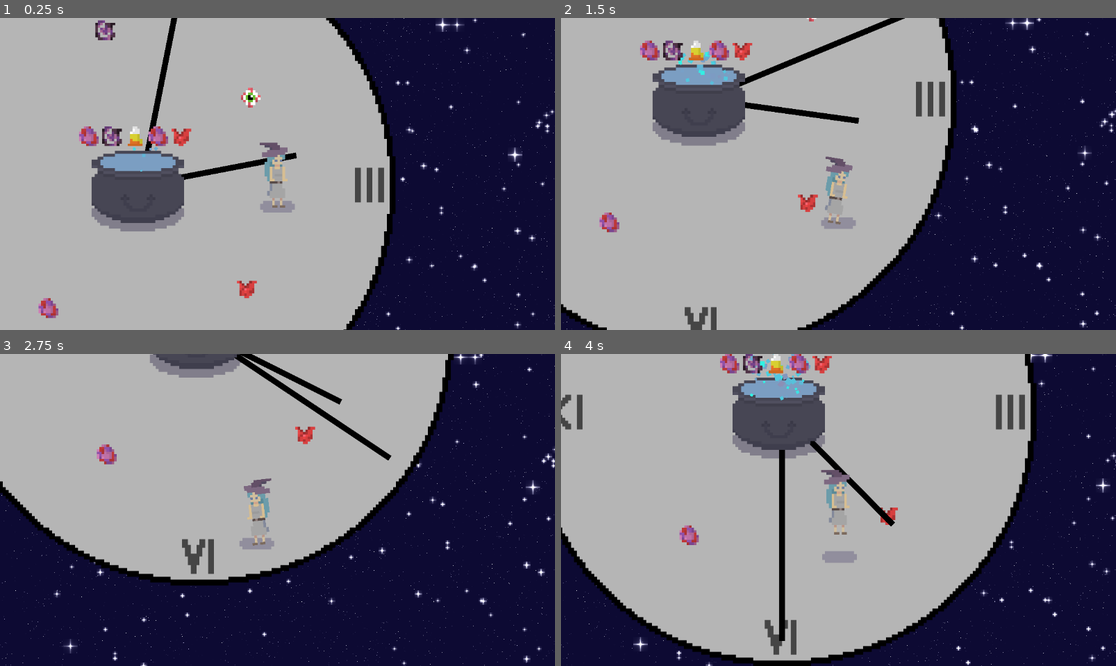
Above: before the commit, frames 1-4 (two rows, left to right).
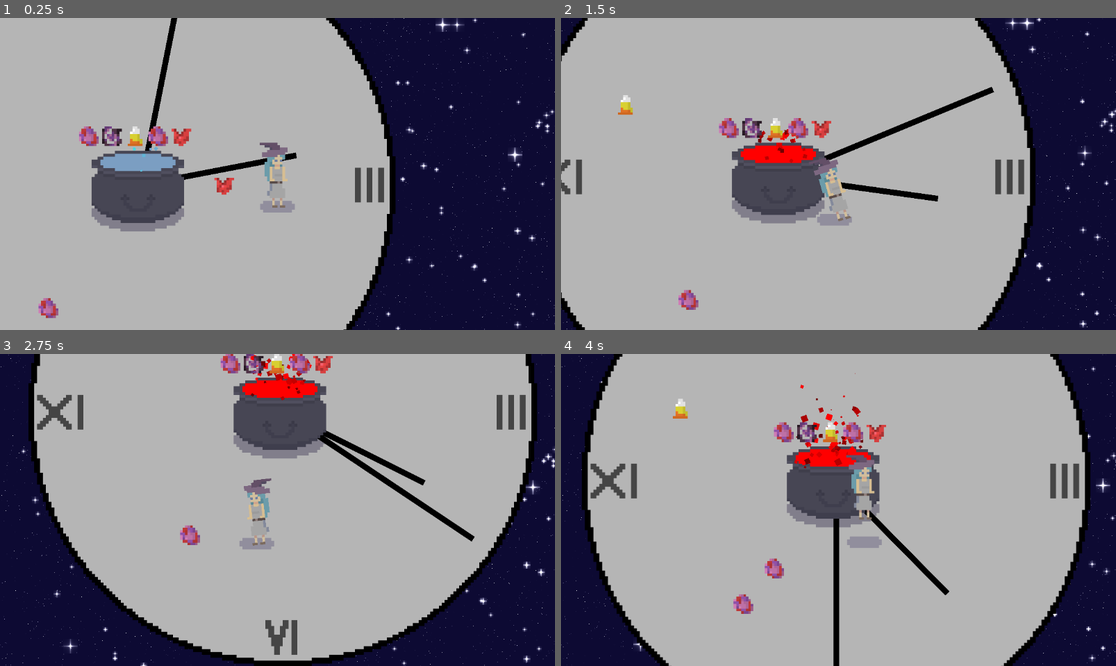
Above: after the commit, the same moments.

Repository: arrowira/miniJam189
Game: Godot game, scene res://Scenes/main.tscn
Two runs of this game, one before a commit and one after it. Both use one fixed random seed, a clock stepped at 60 frames per second and the inputs below.
Inputs:
- Up to frame 1 (0.25 s): no input
- Up to frame 2 (1.5 s): hold A (right) 0.53-1.28 s; tap Space (jump) at 0.77 s; hold S (down) from 1.28 s (still down)
- Up to frame 3 (2.75 s): tap Space (jump) at 1.52 s; release S (down) at 2.03 s; hold A (right) from 2.03 s (still down)
- Up to frame 4 (4 s): release A (right) at 2.78 s; hold W (up) 2.78-3.53 s; tap Space (jump) at 3.02, 3.77 s; hold D (left) from 3.53 s (still down)

The runs differ from the first frame. In frame 1, 0.6% of the frame differs, in the area x 17-47%, y 0-90%; in frame 2, 32%; in frame 3, 43%, in the area x 0-97%, y 0-100%; in frame 4, 35%.

Commit message:
spawning and pickup obj script fix

Diff:
--- a/minijam189/Scenes/CandyCorn.tscn
+++ b/minijam189/Scenes/CandyCorn.tscn
@@ -14,6 +14,7 @@
 collision_layer = 2
 collision_mask = 2
 script = ExtResource("1_g1ghu")
+itemID = 3
 
 [node name="CollisionShape2D" type="CollisionShape2D" parent="Candy"]
 position = Vector2(0, 1.90735e-07)
--- a/minijam189/Scenes/Cauldron.tscn
+++ b/minijam189/Scenes/Cauldron.tscn
@@ -3,7 +3,7 @@
 [ext_resource type="Texture2D" uid="uid://bclwgpdsc6s1m" path="res://sprites/large Shadow-1.png (1).png" id="1_ge2nr"]
 [ext_resource type="Script" path="res://Scripts/cauldron.gd" id="1_j0e8q"]
 [ext_resource type="Texture2D" uid="uid://cr6gbmelb0d2e" path="res://sprites/cauldron-1.png.png" id="1_rw2sa"]
-[ext_resource type="Script" path="res://Scenes/CauldronManager.gd" id="1_utyoj"]
+[ext_resource type="Script" path="res://Scripts/CauldronManager.gd" id="1_utyoj"]
 
 [sub_resource type="RectangleShape2D" id="RectangleShape2D_6ksj4"]
 size = Vector2(636, 347.5)
--- a/minijam189/Scenes/Heart.tscn
+++ b/minijam189/Scenes/Heart.tscn
@@ -14,6 +14,7 @@
 collision_layer = 2
 collision_mask = 2
 script = ExtResource("1_hh8bs")
+itemID = 1
 
 [node name="CollisionShape2D" type="CollisionShape2D" parent="Heart"]
 position = Vector2(0, 1.90735e-07)
--- a/minijam189/Scenes/StrangeLump.tscn
+++ b/minijam189/Scenes/StrangeLump.tscn
@@ -14,6 +14,7 @@
 collision_layer = 2
 collision_mask = 2
 script = ExtResource("1_83ekn")
+itemID = 2
 
 [node name="CollisionShape2D" type="CollisionShape2D" parent="Lump"]
 position = Vector2(0, 1.90735e-07)
--- a/minijam189/Scenes/VoidEssence.tscn
+++ b/minijam189/Scenes/VoidEssence.tscn
@@ -14,6 +14,7 @@
 collision_layer = 2
 collision_mask = 2
 script = ExtResource("1_p33cs")
+itemID = 4
 
 [node name="CollisionShape2D" type="CollisionShape2D" parent="Void"]
 position = Vector2(0, 1.90735e-07)
--- a/minijam189/Scenes/main.tscn
+++ b/minijam189/Scenes/main.tscn
@@ -1,14 +1,13 @@
-[gd_scene load_steps=10 format=3 uid="uid://da84iljfblkf7"]
+[gd_scene load_steps=9 format=3 uid="uid://da84iljfblkf7"]
 
 [ext_resource type="PackedScene" uid="uid://vkfh67doeeft" path="res://Scenes/background.tscn" id="1_8cshn"]
 [ext_resource type="PackedScene" uid="uid://cgwo618sggyid" path="res://Scenes/clock.tscn" id="1_kxde8"]
 [ext_resource type="PackedScene" uid="uid://r10kfgnss2h0" path="res://Scenes/player.tscn" id="2_ee1yk"]
 [ext_resource type="PackedScene" uid="uid://ceou6ww1oulsy" path="res://Scenes/Cauldron.tscn" id="3_8guol"]
-[ext_resource type="PackedScene" uid="uid://p5sgoheg6jxg" path="res://Scenes/Eyeball.tscn" id="4_htf55"]
 [ext_resource type="PackedScene" uid="uid://3rpo24fr3qjk" path="res://Scenes/Heart.tscn" id="5_n752p"]
 [ext_resource type="PackedScene" uid="uid://dk1mm81gcqnrd" path="res://Scenes/StrangeLump.tscn" id="6_vygpc"]
 [ext_resource type="PackedScene" uid="uid://lelq6qmcrqnw" path="res://Scenes/CandyCorn.tscn" id="7_27smt"]
-[ext_resource type="PackedScene" uid="uid://504ougi0joh2" path="res://Scenes/VoidEssence.tscn" id="8_bsemg"]
+[ext_resource type="PackedScene" uid="uid://but00jwwmbkpf" path="res://Scenes/spawner.tscn" id="10_x8pka"]
 
 [node name="Node2D" type="Node2D"]
 y_sort_enabled = true
@@ -25,17 +24,14 @@
 [node name="Cauldron" parent="." instance=ExtResource("3_8guol")]
 position = Vector2(-21, -38)
 
-[node name="Eyeball" parent="." instance=ExtResource("4_htf55")]
-position = Vector2(758, -606)
-
-[node name="Heart" parent="." instance=ExtResource("5_n752p")]
-position = Vector2(732, 714)
-
 [node name="StrangeLump" parent="." instance=ExtResource("6_vygpc")]
 position = Vector2(-642, 852)
 
 [node name="CandyCorn" parent="." instance=ExtResource("7_27smt")]
 position = Vector2(-1079, -499)
 
-[node name="VoidEssence" parent="." instance=ExtResource("8_bsemg")]
-position = Vector2(-248, -1073)
+[node name="spawner" parent="." instance=ExtResource("10_x8pka")]
+position = Vector2(7, -6)
+
+[node name="Heart" parent="." instance=ExtResource("5_n752p")]
+position = Vector2(575, 0)
--- a/minijam189/Scenes/player.tscn
+++ b/minijam189/Scenes/player.tscn
@@ -199,7 +199,7 @@
 script = SubResource("GDScript_iombi")
 
 [node name="CollisionShape2D" type="CollisionShape2D" parent="Player/playerArea"]
-position = Vector2(-8.5, -15.5)
+position = Vector2(-7.59359, 275.935)
 shape = SubResource("RectangleShape2D_13k1w")
 
 [node name="InventoryManager" type="Node" parent="Player"]
--- /dev/null
+++ b/minijam189/Scenes/spawner.tscn
@@ -0,0 +1,11 @@
+[gd_scene load_steps=2 format=3 uid="uid://but00jwwmbkpf"]
+
+[ext_resource type="Script" path="res://Scripts/spawner.gd" id="1_dvknr"]
+
+[node name="spawner" type="Node2D"]
+script = ExtResource("1_dvknr")
+
+[node name="spawnTimer" type="Timer" parent="."]
+wait_time = 3.0
+
+[connection signal="timeout" from="spawnTimer" to="." method="_on_spawn_timer_timeout"]
--- a/minijam189/Scenes/CauldronManager.gd
+++ b/minijam189/Scripts/CauldronManager.gd
@@ -9,7 +9,7 @@
 	pass
 # Called every frame. 'delta' is the elapsed time since the previous frame.
 func _process(delta: float) -> void:
-	print(get_path())
+
 	pass
 
 func Filled(id):
--- a/minijam189/Scripts/PickupObj.gd
+++ b/minijam189/Scripts/PickupObj.gd
@@ -1,5 +1,5 @@
 extends Area2D
-
+@export var itemID = 0
 
 # Called when the node enters the scene tree for the first time.
 func _ready() -> void:
@@ -14,15 +14,15 @@
 func _on_body_entered(body):
 	if body.name == "Player":
 		if(get_node("/root/Node2D/player/Player/InventoryManager").Holding == false):
-			match get_path():
-				NodePath("/root/Node2D/Eyeball/Eye"):
+			match itemID:
+				0:
 					get_node("/root/Node2D/player/Player/InventoryManager").ParseItem("Eye")
-				NodePath("/root/Node2D/Heart/Heart"):
+				1:
 					get_node("/root/Node2D/player/Player/InventoryManager").ParseItem("Heart")
-				NodePath("/root/Node2D/StrangeLump/Lump"):
+				2:
 					get_node("/root/Node2D/player/Player/InventoryManager").ParseItem("Lump")
-				NodePath("/root/Node2D/CandyCorn/Candy"):
+				3:
 					get_node("/root/Node2D/player/Player/InventoryManager").ParseItem("Candy")
-				NodePath("/root/Node2D/VoidEssence/Void"):
+				4:
 					get_node("/root/Node2D/player/Player/InventoryManager").ParseItem("Void")
 			queue_free()
--- /dev/null
+++ b/minijam189/Scripts/spawner.gd
@@ -0,0 +1,36 @@
+extends Node2D
+
+static var candy := preload("res://Scenes/CandyCorn.tscn")
+static var heart :=  preload("res://Scenes/Heart.tscn")
+static var voidE := preload("res://Scenes/VoidEssence.tscn")
+static var lump := preload("res://Scenes/StrangeLump.tscn")
+static var eye := preload("res://Scenes/Eyeball.tscn")
+# Called when the node enters the scene tree for the first time.
+func _ready() -> void:
+	$spawnTimer.start()
+
+
+var spawnID = 0
+
+func _on_spawn_timer_timeout() -> void:
+	#spawn
+	spawnID+=1
+	spawnID = spawnID % 5
+	var instance
+	match spawnID:
+		0:
+			instance = eye.instantiate()
+		1:
+			instance = lump.instantiate()
+		2:
+			instance = voidE.instantiate()
+		3:
+			instance = heart.instantiate()
+		4:
+			instance = candy.instantiate()
+	var angle = randf_range(0,360)
+	var hyp = randf_range(300,1700)
+	instance.position = Vector2(sin(deg_to_rad(angle))*hyp,cos(deg_to_rad(angle))*hyp)
+	#print(instance.position)
+	get_parent().add_child(instance)
+	print(instance.get_path())
